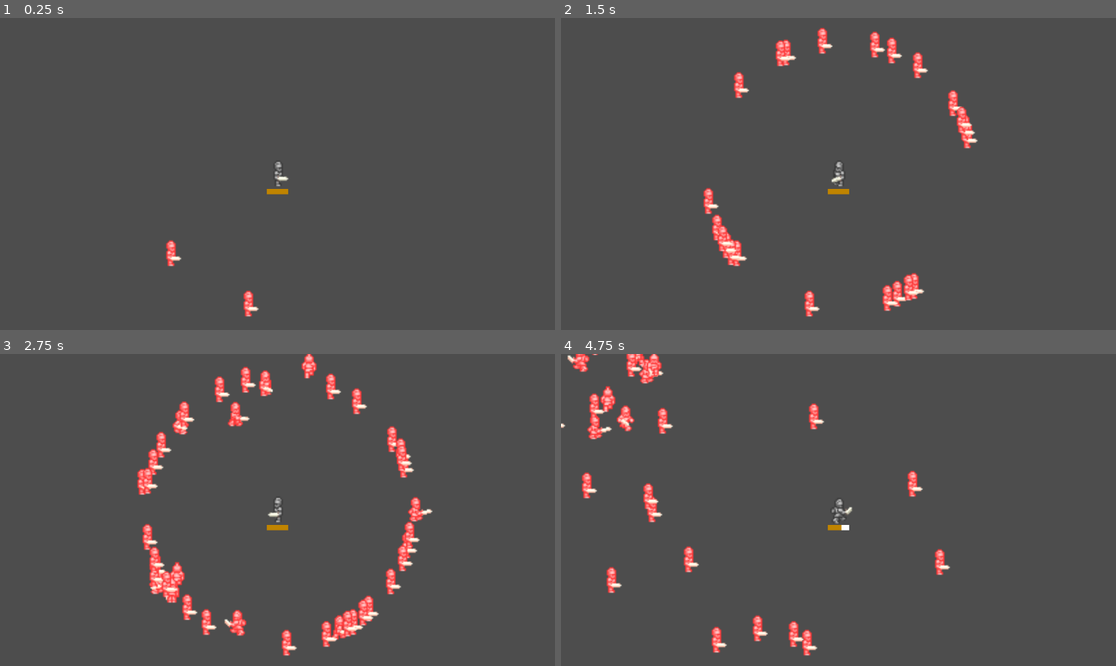
Above: before the commit, frames 1-4 (two rows, left to right).
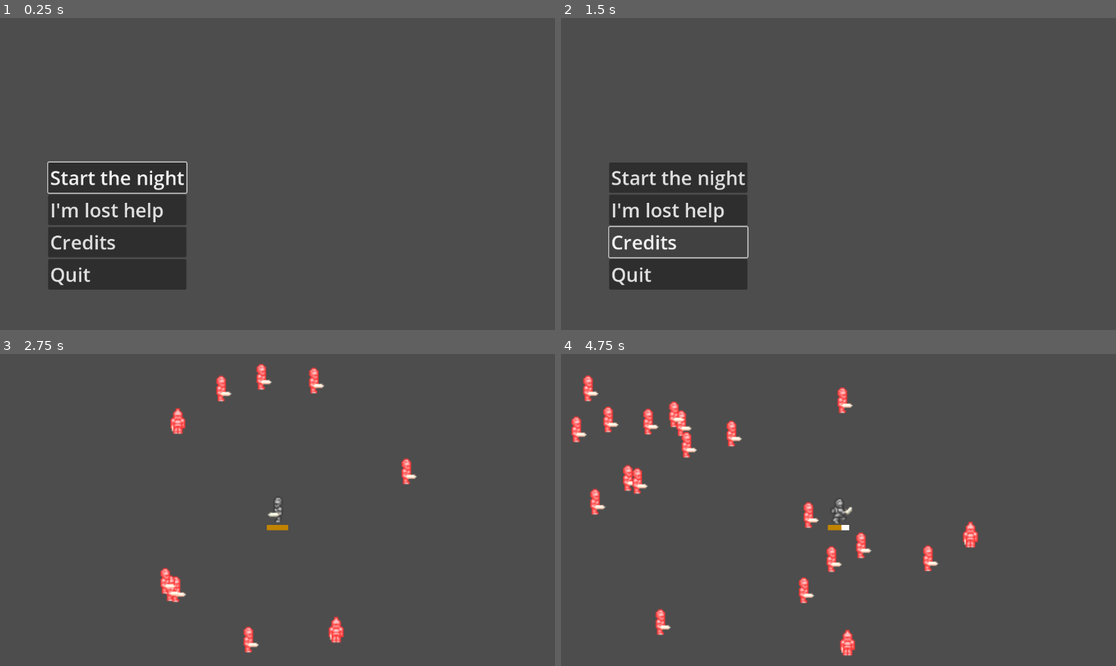
Above: after the commit, the same moments.

Repository: MattDirty/upsi4
Game: Godot game, scene res://StartMenu.tscn
Two runs of this game, one before a commit and one after it. Both use one fixed random seed, a clock stepped at 60 frames per second and the inputs below. Before the commit the project starts from res://Playground.tscn.
Inputs (mouse positions are in pixels of both pictures, inside the frame that each line leads up to):
- Up to frame 1 (0.25 s): no input
- Up to frame 2 (1.5 s): click (677, 208) at 0.5 s, where only the run after the commit has a clickable "I'm lost help"; click (677, 242) at 1.25 s, where only the run after the commit has a clickable "Credits"
- Up to frame 3 (2.75 s): click (116, 513) at 2 s, where only the run after the commit has a clickable "Start the night"
- Up to frame 4 (4.75 s): move the mouse to (960, 494) at 2.77 s; hold D (move_right) 2.78-3.53 s; hold Space (main_attack) 2.78-3.53 s; move the mouse to (727, 525) at 3.52 s; hold S (move_down) 3.53-4.28 s; tap Space (main_attack) at 3.6 s; move the mouse to (894, 441) at 4.27 s; hold D (move_right) from 4.28 s (still down); hold Space (main_attack) from 4.28 s (still down)

The runs differ from the first frame. In frame 1, 9.9% of the frame differs, in the area x 8-53%, y 45-96%; in frame 2, 10%, in the area x 8-76%, y 3-96%; in frame 3, 5.6%; in frame 4, 6.1%.

Commit message:
StartMenu created

Diff:
--- /dev/null
+++ b/StartMenu.gd
@@ -0,0 +1,26 @@
+extends Control
+
+
+func _ready():
+	$VBoxContainer/StartBtn.grab_focus()
+
+
+func _input(event):
+	if event.is_action_pressed("ui_cancel"):
+		get_tree().quit()
+
+
+func _on_start_btn_pressed():
+	get_tree().change_scene_to_file("res://Playground.tscn")
+
+
+func _on_help_btn_pressed():
+	pass # Replace with function body.
+
+
+func _on_credits_btn_pressed():
+	pass # Replace with function body.
+
+
+func _on_quit_btn_pressed():
+	get_tree().quit()
--- /dev/null
+++ b/StartMenu.tscn
@@ -0,0 +1,62 @@
+[gd_scene load_steps=2 format=3 uid="uid://fydr11uu4skd"]
+
+[ext_resource type="Script" path="res://StartMenu.gd" id="1_7xw7e"]
+
+[node name="StartMenu" type="Control"]
+layout_mode = 3
+anchors_preset = 15
+anchor_right = 1.0
+anchor_bottom = 1.0
+grow_horizontal = 2
+grow_vertical = 2
+script = ExtResource("1_7xw7e")
+
+[node name="TextureRect" type="TextureRect" parent="."]
+layout_mode = 1
+anchors_preset = 15
+anchor_right = 1.0
+anchor_bottom = 1.0
+grow_horizontal = 2
+grow_vertical = 2
+
+[node name="VBoxContainer" type="VBoxContainer" parent="."]
+layout_mode = 1
+anchors_preset = 2
+anchor_top = 1.0
+anchor_bottom = 1.0
+offset_left = 100.0
+offset_top = -348.0
+offset_right = 385.0
+offset_bottom = -71.0
+grow_vertical = 0
+
+[node name="StartBtn" type="Button" parent="VBoxContainer"]
+layout_mode = 2
+focus_neighbor_top = NodePath("../QuitBtn")
+theme_override_font_sizes/font_size = 40
+text = "Start the night"
+alignment = 0
+
+[node name="HelpBtn" type="Button" parent="VBoxContainer"]
+layout_mode = 2
+theme_override_font_sizes/font_size = 40
+text = "I'm lost help"
+alignment = 0
+
+[node name="CreditsBtn" type="Button" parent="VBoxContainer"]
+layout_mode = 2
+theme_override_font_sizes/font_size = 40
+text = "Credits"
+alignment = 0
+
+[node name="QuitBtn" type="Button" parent="VBoxContainer"]
+layout_mode = 2
+focus_neighbor_bottom = NodePath("../StartBtn")
+theme_override_font_sizes/font_size = 40
+text = "Quit"
+alignment = 0
+
+[connection signal="pressed" from="VBoxContainer/StartBtn" to="." method="_on_start_btn_pressed"]
+[connection signal="pressed" from="VBoxContainer/HelpBtn" to="." method="_on_help_btn_pressed"]
+[connection signal="pressed" from="VBoxContainer/CreditsBtn" to="." method="_on_credits_btn_pressed"]
+[connection signal="pressed" from="VBoxContainer/QuitBtn" to="." method="_on_quit_btn_pressed"]
--- a/project.godot
+++ b/project.godot
@@ -11,7 +11,7 @@
 [application]
 
 config/name="Crack Cocaine"
-run/main_scene="res://Playground.tscn"
+run/main_scene="res://StartMenu.tscn"
 config/features=PackedStringArray("4.2", "Forward Plus")
 config/icon="res://icon.svg"
 
